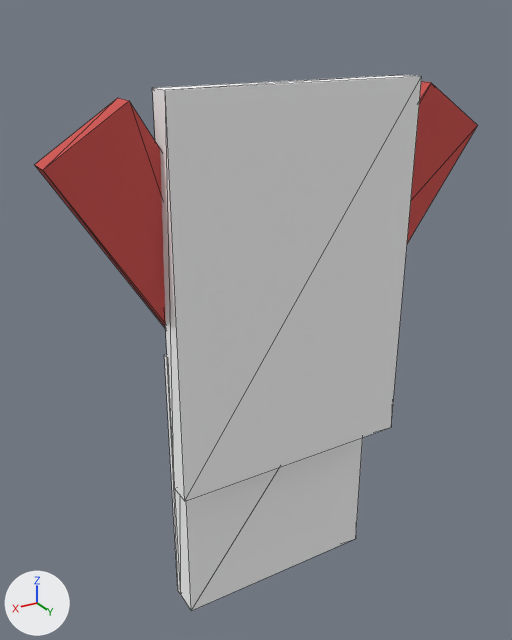
The glTF model assets/made/people/lanyard.glb: old version first, new version second.
Before and after are seen from a 50 mm lens placed at (0.18, 0.123, 0.21), pointed at (0.008, -0.165, 0.066). Arrows for +X, +Y and +Z are at lower left; the lights stay in place. The first picture is the older version. Mesh edges are drawn as thin lines. Vertices at exactly the same position are counted once.

The older version as bpy lines, for what is in view:
```python
me_lanyard = bpy.data.meshes.new('lanyard')
me_lanyard.from_pydata(...)  # 60 vertices, 96 faces; spans x -0.113..0.113, y -0.173..-0.137, z -0.093..0.184
me_lanyard.materials.append(mat_colormap)  # picture img_colormap_png
ob_lanyard = bpy.data.objects.new('lanyard', me_lanyard)
ob_lanyard.location = (0.0, 0.0, 0.0)
```
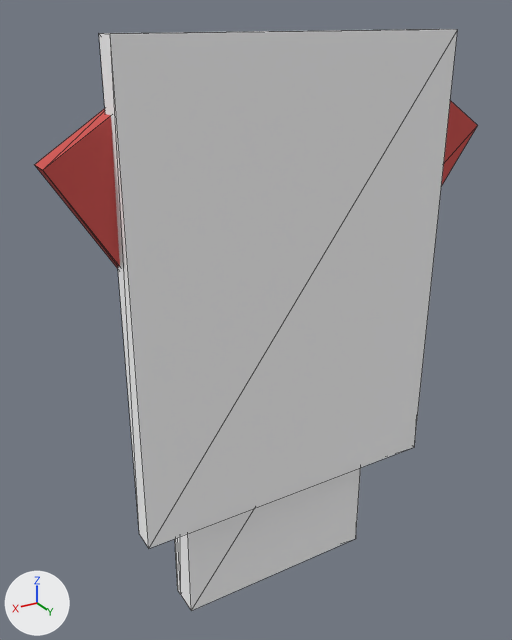
What differs and where, as boxes (x1, y1, x2, y2) in the pictures (512 x 640 px; the box of a moved part takes in the faces that stretch with it):
'lanyard', reshaped (9% taller)
    before: (35, 75, 478, 611)
    after: (35, 29, 478, 611)
part 1 of me_lanyard, moved or reshaped
    before: (152, 75, 422, 501)
    after: (99, 29, 457, 548)

Patch to the scene script:
```diff
--- a/assets/made/people/lanyard.glb.py
+++ b/assets/made/people/lanyard.glb.py
@@ me_lanyard @@
 # used by ob_lanyard; location = (0.0, 0.0, 0.0)
-me_lanyard.from_pydata(...)  # 60 vertices, 96 faces; spans x -0.113..0.113, y -0.173..-0.137, z -0.093..0.184
+me_lanyard.from_pydata(...)  # 60 vertices, 96 faces; spans x -0.113..0.113, y -0.173..-0.137, z -0.093..0.204
+# me_lanyard part 1: the loose piece of 8 vertices spanning x -0.065..0.065, y -0.149..-0.137, z -0.006..0.184 is scaled about its middle by (1.31, 1, 1.21)
 me_lanyard.materials.append(mat_colormap)
```
